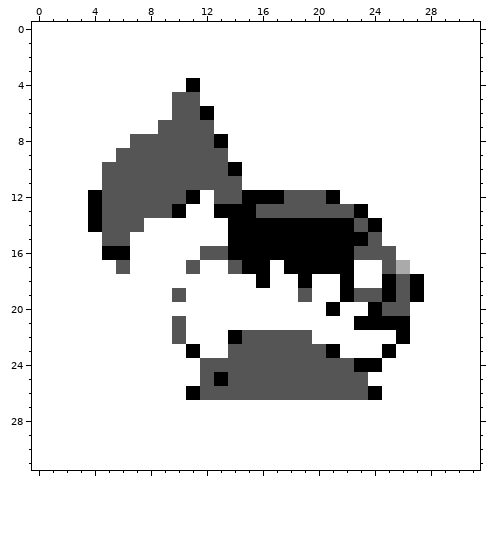
Pixel-art sprite -- pic/monback/chatotb.png. Above is the file before it was changed.
The file is 32x32 pixels.
And afterwards:
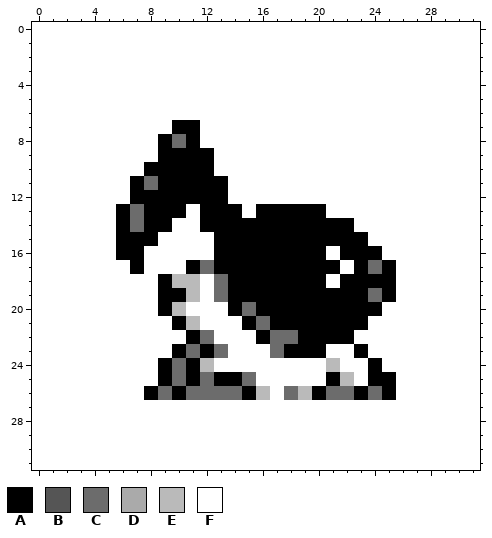
Palette (. is transparent): A #000000  B #555555  C #6c6c6c  D #aaaaaa  E #bababa  F #ffffff
Change:
@@ x 0..31 @@
  3 FFFFFFFFFFFFFFFFFFFFFFFFFFFFFFFF
- 4 FFFFFFFFFFFAFFFFFFFFFFFFFFFFFFFF
- 5 FFFFFFFFFFBBFFFFFFFFFFFFFFFFFFFF
- 6 FFFFFFFFFFBBAFFFFFFFFFFFFFFFFFFF
- 7 FFFFFFFFFBBBBFFFFFFFFFFFFFFFFFFF
- 8 FFFFFFFBBBBBBAFFFFFFFFFFFFFFFFFF
- 9 FFFFFFBBBBBBBBFFFFFFFFFFFFFFFFFF
-10 FFFFFBBBBBBBBBAFFFFFFFFFFFFFFFFF
-11 FFFFFBBBBBBBBBBFFFFFFFFFFFFFFFFF
-12 FFFFABBBBBBAFBBAAABBBAFFFFFFFFFF
-13 FFFFABBBBBAFFAAABBBBBBBAFFFFFFFF
-14 FFFFABBBFFFFFFAAAAAAAAABAFFFFFFF
-15 FFFFFBBFFFFFFFAAAAAAAAAABFFFFFFF
-16 FFFFFAAFFFFFBBAAAAAAAAABBBFFFFFF
-17 FFFFFFBFFFFBFFBAAFAAAAAFFBDFFFFF
-18 FFFFFFFFFFFFFFFFAFFAFFAFFABAFFFF
-19 FFFFFFFFFFBFFFFFFFFBFFABBABAFFFF
-20 FFFFFFFFFFFFFFFFFFFFFAFFABBFFFFF
-21 FFFFFFFFFFBFFFFFFFFFFFFAAAAFFFFF
-22 FFFFFFFFFFBFFFABBBBBFFFFFFAFFFFF
-23 FFFFFFFFFFFAFFBBBBBBBAFFFAFFFFFF
-24 FFFFFFFFFFFFBBBBBBBBBBBAAFFFFFFF
-25 FFFFFFFFFFFFBABBBBBBBBBBFFFFFFFF
-26 FFFFFFFFFFFABBBBBBBBBBBBAFFFFFFF
+ 4 FFFFFFFFFFFFFFFFFFFFFFFFFFFFFFFF
+ 5 FFFFFFFFFFFFFFFFFFFFFFFFFFFFFFFF
+ 6 FFFFFFFFFFFFFFFFFFFFFFFFFFFFFFFF
+ 7 FFFFFFFFFFAAFFFFFFFFFFFFFFFFFFFF
+ 8 FFFFFFFFFACAFFFFFFFFFFFFFFFFFFFF
+ 9 FFFFFFFFFAAAAFFFFFFFFFFFFFFFFFFF
+10 FFFFFFFFAAAAAFFFFFFFFFFFFFFFFFFF
+11 FFFFFFFACAAAAAFFFFFFFFFFFFFFFFFF
+12 FFFFFFFAAAAAAAFFFFFFFFFFFFFFFFFF
+13 FFFFFFACAAAFAAAFAAAAAFFFFFFFFFFF
+14 FFFFFFACAAFFAAAAAAAAAAAFFFFFFFFF
+15 FFFFFFAAAFFFFAAAAAAAAAAAFFFFFFFF
+16 FFFFFFAAFFFFFAAAAAAAAFAAAFFFFFFF
+17 FFFFFFFAFFFACAAAAAAAAAFACAFFFFFF
+18 FFFFFFFFFAEEFCAAAAAAAFAAAAFFFFFF
+19 FFFFFFFFFAAEFCAAAAAAAAAACAFFFFFF
+20 FFFFFFFFFAEFFFACAAAAAAAAAFFFFFFF
+21 FFFFFFFFFFAEFFFACAAAAAAAFFFFFFFF
+22 FFFFFFFFFFFACFFFACCAAAAFFFFFFFFF
+23 FFFFFFFFFFACACFFFCAAAFFAFFFFFFFF
+24 FFFFFFFFFACAEFFFFFFFFEFFAFFFFFFF
+25 FFFFFFFFFACACAACFFFFFAEFAAFFFFFF
+26 FFFFFFFFACACCCCAEFCEACCACAFFFFFF
 27 FFFFFFFFFFFFFFFFFFFFFFFFFFFFFFFF
Changed places in both pictures, as pixel boxes (x1, y1, x2, y2):
changed: (88, 78, 424, 400)
